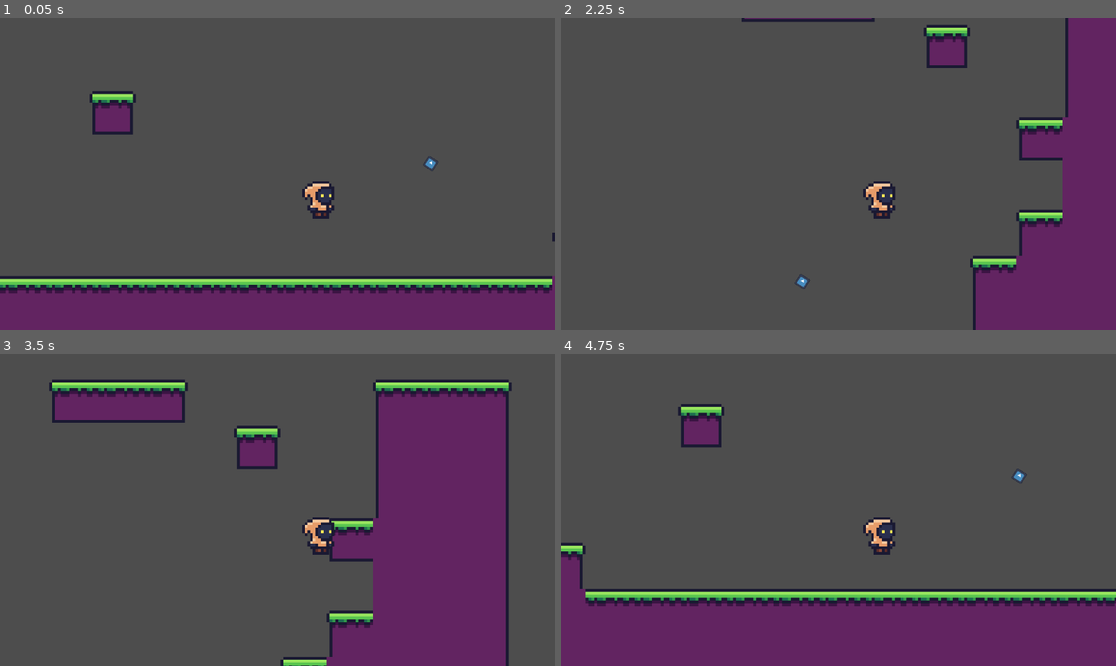
Above: before the commit, frames 1-4 (two rows, left to right).
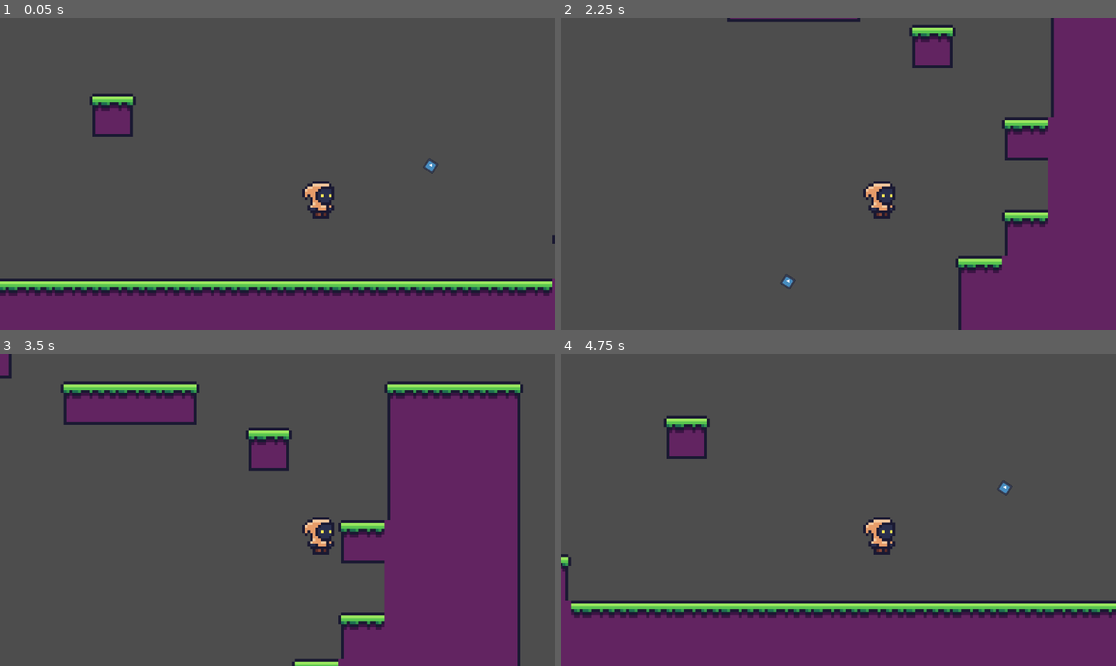
Above: after the commit, the same moments.

Repository: zenbenten/Godot-Platformer
Game: Godot game, scene res://Assets/Scenes/Areas/area_1.tscn
The game is run twice, just before and just after one commit, with the same random seed, the same clock (stepped at 60 frames per second) and the same inputs. The engine's default icon, where the game draws it, is replaced by a stand-in: a white triangle on a blue panel in a dark square.
Inputs:
- Up to frame 1 (0.05 s): no input
- Up to frame 2 (2.25 s): tap Enter at 0.5 s; hold Right (move_right) 0.53-2.03 s; tap X (item_use) at 0.6, 1.55, 2.1 s; tap Z (jump) at 0.77, 0.8, 1.07, 1.35, 1.52, 1.82 s; tap Space at 2 s; hold Left (move_left) from 2.03 s (still down)
- Up to frame 3 (3.5 s): tap Z (jump) at 2.3, 3.02, 3.32 s; release Left (move_left) at 2.78 s; hold Right (move_right) from 2.78 s (still down); tap X (item_use) at 2.85 s
- Up to frame 4 (4.75 s): tap Z (jump) at 3.6, 3.77, 4.07, 4.52 s; tap Enter at 4.25 s; release Right (move_right) at 4.28 s; hold Left (move_left) from 4.28 s (still down); tap X (item_use) at 4.35 s

The runs differ from the first frame. In frame 1, 5.8% of the frame differs, in the area x 0-100%, y 23-90%; in frame 2, 4.8%; in frame 3, 9.4%; in frame 4, 10%, in the area x 0-100%, y 16-85%.

Commit message:
state machine implemented. rope attatching to grapple end no longer works :)

Diff:
--- a/Assets/Scenes/Areas/area_1.tscn
+++ b/Assets/Scenes/Areas/area_1.tscn
@@ -104,17 +104,8 @@
 format = 2
 layer_0/tile_data = PackedInt32Array(65535, 65536, 0, 3, 65536, 0, 4, 65536, 0, 5, 65536, 1, 2, 65536, 0, 1, 65536, 0,  …(2971 unchanged characters)…
 
-[node name="Player" parent="." node_paths=PackedStringArray("pinjoint") instance=ExtResource("2_8wi1m")]
+[node name="Player" parent="." instance=ExtResource("2_8wi1m")]
 position = Vector2(0, -22)
-pinjoint = NodePath("../PinJoint2D")
-
-[node name="Line2D" type="Line2D" parent="Player"]
-texture_repeat = 2
-width = 2.0
-
-[node name="PinJoint2D" type="PinJoint2D" parent="."]
-position = Vector2(-22, -58)
-node_a = NodePath("../Player")
 
 [node name="Hookpoint" type="StaticBody2D" parent="."]
 position = Vector2(38, -39)
--- a/Assets/Scenes/player.tscn
+++ b/Assets/Scenes/player.tscn
@@ -1,7 +1,10 @@
-[gd_scene load_steps=4 format=3 uid="uid://dqyufja82jv67"]
+[gd_scene load_steps=7 format=3 uid="uid://dqyufja82jv67"]
 
 [ext_resource type="Script" uid="uid://b7mmlyfkb7maq" path="res://Assets/Scripts/player_controller.gd" id="1_7dd06"]
 [ext_resource type="Texture2D" uid="uid://cym5lijt1p145" path="res://Assets/Sprites/player.png" id="2_7dd06"]
+[ext_resource type="Script" uid="uid://cd17n4syhgoxr" path="res://Assets/Scripts/StateMachine.gd" id="3_38rej"]
+[ext_resource type="Script" uid="uid://b1nbikwyq3qbl" path="res://Assets/Scripts/move.gd" id="4_t1xgp"]
+[ext_resource type="Script" uid="uid://2qka4ubcm45v" path="res://Assets/Scripts/grapple.gd" id="5_23lac"]
 
 [sub_resource type="ConvexPolygonShape2D" id="ConvexPolygonShape2D_7dd06"]
 points = PackedVector2Array(-1.70331, -7.407, 1.70331, -7.407, 1.70331, 1.2345, 0, 8.64149, -1.70331, 1.2345)
@@ -30,7 +33,14 @@
 scale = Vector2(1.17419, -0.810045)
 shape = SubResource("ConvexPolygonShape2D_7dd06")
 
-[node name="RayCastContainer" type="Node2D" parent="."]
+[node name="PinJoint2D" type="PinJoint2D" parent="."]
+
+[node name="Line2D" type="Line2D" parent="."]
+closed = true
+width = 1.0
+default_color = Color(1, 0, 1, 1)
+
+[node name="RayCastContainer" type="Node" parent="."]
 
 [node name="RayCast2D" type="RayCast2D" parent="RayCastContainer"]
 target_position = Vector2(0, -100)
@@ -54,4 +64,15 @@
 target_position = Vector2(-100, 0)
 
 [node name="RayCast2D8" type="RayCast2D" parent="RayCastContainer"]
+rotation = 0.124368
 target_position = Vector2(-71, -71)
+
+[node name="StateMachine" type="Node" parent="." node_paths=PackedStringArray("initial_state")]
+script = ExtResource("3_38rej")
+initial_state = NodePath("Move")
+
+[node name="Move" type="Node" parent="StateMachine"]
+script = ExtResource("4_t1xgp")
+
+[node name="Grapple" type="Node" parent="StateMachine"]
+script = ExtResource("5_23lac")
--- /dev/null
+++ b/Assets/Scripts/State.gd
@@ -0,0 +1,23 @@
+# State.gd
+# Base class for all states.
+class_name State
+extends Node
+
+# A reference to the state machine, which will be set by the StateMachine itself.
+var state_machine = null
+
+# Virtual function. Called when entering the state.
+func enter():
+	pass
+
+# Virtual function. Called when exiting thestate.
+func exit():
+	pass
+
+# Virtual function. Corresponds to _process().
+func process_frame(_delta: float):
+	pass
+
+# Virtual function. Corresponds to _physics_process().
+func process_physics(_delta: float):
+	pass
--- /dev/null
+++ b/Assets/Scripts/StateMachine.gd
@@ -0,0 +1,36 @@
+# StateMachine.gd
+extends Node
+
+@export var initial_state: State # Assign the "Move" node here in the Inspector!
+
+var current_state: State
+var states: Dictionary = {} # A dictionary of all available states, keyed by name
+
+func _ready():
+	# Store a reference to all child nodes (our states) in the dictionary.
+	for child in get_children():
+		if child is State:
+			states[child.name] = child
+			child.state_machine = self # Give each state a reference back to this state machine.
+
+	# Start in the initial state.
+	if initial_state:
+		change_state(initial_state.name)
+
+func _physics_process(delta: float):
+	# Delegate the physics process to the active state.
+	if current_state:
+		current_state.process_physics(delta)
+
+func change_state(new_state_name: String):
+	# Make sure the new state exists.
+	if not states.has(new_state_name):
+		return
+
+	# If we have a current state, call its exit function.
+	if current_state:
+		current_state.exit()
+
+	# Set the new state and call its enter function.
+	current_state = states[new_state_name]
+	current_state.enter()
--- /dev/null
+++ b/Assets/Scripts/grapple.gd
@@ -0,0 +1,40 @@
+# Grapple.gd
+extends State
+class_name GrappleState
+
+@onready var player = owner
+
+# DELETED: We are removing the old setup_hook() function entirely.
+
+# The 'enter' function is the perfect place for all setup logic.
+# It is called by the state machine exactly when this state becomes active.
+func enter():
+	# Check if the hook data is valid before using it.
+	if player.grapple_hook_data.is_empty():
+		# If for some reason the data is missing, abort and go back to Move state.
+		# This is a defensive check to prevent crashes.
+		state_machine.change_state("Move")
+		return
+
+	# Set up the grapple using the data stored on the player.
+	player.hooked = true
+	player.pinjoint.global_position = player.grapple_hook_data["point"]
+	player.pinjoint.node_b = player.grapple_hook_data["body"].get_path()
+
+	# It's good practice to clear the data after using it.
+	player.grapple_hook_data.clear()
+
+func exit():
+	# This cleanup logic is still correct.
+	player.hooked = false
+	if player.pinjoint:
+		player.pinjoint.node_b = NodePath("")
+
+func process_physics(_delta: float):
+	# This physics logic is still correct.
+	var swing_influence = Input.get_axis("move_left", "move_right") * player.speed * 0.5
+	player.velocity.x += swing_influence * _delta
+
+	# This transition logic is still correct.
+	if Input.is_action_just_released("item_use"):
+		state_machine.change_state("Move")
--- /dev/null
+++ b/Assets/Scripts/move.gd
@@ -0,0 +1,30 @@
+# Move.gd
+extends State
+class_name MoveState
+
+# We need a reference to the player to access things like velocity and move_and_slide()
+# 'owner' is a built-in property that refers to the scene root (our Player node).
+@onready var player = owner
+
+func process_physics(_delta: float):
+	# Handle horizontal movement
+	var move_input = Input.get_axis("move_left", "move_right")
+	player.velocity.x = move_input * player.speed
+
+	# Handle gravity
+	if not player.is_on_floor():
+		player.velocity.y += player.gravity * _delta
+
+	# Handle jumping
+	if player.is_on_floor() and Input.is_action_just_pressed("jump"):
+		player.velocity.y = -player.jump_force
+
+	# --- TRANSITION ---
+	# Check if we should transition to the Grapple state.
+	if Input.is_action_just_pressed("item_use"):
+		var hook_data = player.find_closest_hook_point()
+		if hook_data:
+			# 1. Store the data on the player node.
+			player.grapple_hook_data = hook_data
+			# 2. Simply request the state change.
+			state_machine.change_state("Grapple")
--- a/Assets/Scripts/player_controller.gd
+++ b/Assets/Scripts/player_controller.gd
@@ -1,84 +1,54 @@
+# Player.gd (The simplified main script)
 extends CharacterBody2D
 
+# --- SHARED VARIABLES ---
+# These are properties that any state might need to access.
 @export var speed: int = 300
 @export var jump_force: int = 400
-@export var pinjoint: PinJoint2D
 
-@onready var line = $Line2D
-@onready var raycast_container = $RayCastContainer # Get the container for our rays
+@onready var pinjoint: PinJoint2D = $PinJoint2D
+@onready var line: Line2D = $Line2D
+@onready var raycast_container = $RayCastContainer
 
-var hooked = false
+var grapple_hook_data: Dictionary = {}
+
+var hooked = false # This can be used by the Line2D logic
 var gravity = ProjectSettings.get_setting("physics/2d/default_gravity")
 
-# REMOVED: All _on_hookable_... functions and the hookable_targets array.
 
-func _ready():
-	if not pinjoint:
-		push_error("PinJoint has NOT been assigned in the Inspector!")
-		return
-	if not raycast_container:
-		push_error("RayCastContainer node not found! Make sure it's a child of the player.")
-		return
+# The player script no longer needs a _physics_process!
+# The active state handles velocity, and we just apply it here.
+func _physics_process(_delta):
+	# The state machine will modify player.velocity.
+	# We just need to apply the final movement and draw the rope.
+	move_and_slide()
+	_update_rope()
 
-	pinjoint.node_a = get_path()
-
-
-func _physics_process(delta):
-	if not pinjoint: return
-
-	# Hook system
-	if Input.is_action_just_pressed("item_use") and not hooked:
-		# find_closest_hook_point now returns a Dictionary with the point and the body
-		var hook_data = find_closest_hook_point()
-
-		if hook_data: # If the dictionary is not null
-			hooked = true
-			pinjoint.global_position = hook_data["point"]  # Use the precise collision point
-			pinjoint.node_b = hook_data["body"].get_path() # Connect to the body we hit
-
-	elif Input.is_action_just_released("item_use") and hooked:
-		hooked = false
-		pinjoint.node_b = NodePath("")
-
-	_update_rope()
-	_handle_movement(delta)
-	move_and_slide()
-
-
-# This is the new core logic that replaces the Area2D system.
+# This helper function can stay on the player since multiple states might need it.
 func find_closest_hook_point():
 	var closest_point = Vector2.ZERO
 	var closest_body = null
 	var closest_distance = INF
+	var rays = raycast_container.get_children()
 
-	# Force the rays to update their collision status right now.
-	# This is important because we are not in the main physics step.
-	for ray in raycast_container.get_children():
+	for ray in rays:
 		ray.force_raycast_update()
 
-	# Loop through all the rays in our container
-	for ray in raycast_container.get_children():
-		# Check if this specific ray hit something
+	for ray in rays:
 		if ray.is_colliding():
 			var collider = ray.get_collider()
-
-			# Check if the thing it hit is in the "Hookable" group
-			if collider.is_in_group("Hookable"):
+			if collider and collider.is_in_group("Hookable"):
 				var collision_point = ray.get_collision_point()
 				var distance = global_position.distance_squared_to(collision_point)
-
 				if distance < closest_distance:
 					closest_distance = distance
 					closest_point = collision_point
 					closest_body = collider
 
 	if closest_body:
-		# Return all the data we need in a single dictionary
 		return {"point": closest_point, "body": closest_body}
 
-	# If we didn't find anything, return null
 	return null
-
 
 func _update_rope():
 	if hooked and pinjoint:
@@ -87,18 +57,3 @@
 		line.add_point(to_local(pinjoint.global_position))
 	else:
 		line.clear_points()
-
-
-func _handle_movement(delta):
-	var move_input = Input.get_axis("move_left", "move_right")
-
-	if not hooked:
-		velocity.x = move_input * speed
-		if not is_on_floor():
-			velocity.y += gravity * delta
-	else:
-		var swing_influence = move_input * speed * 0.5
-		velocity.x += swing_influence * delta
-
-	if is_on_floor() and Input.is_action_just_pressed("jump"):
-		velocity.y = -jump_force
Not shown, added: Assets/Scripts/State.gd.uid
Not shown, added: Assets/Scripts/StateMachine.gd.uid
Not shown, added: Assets/Scripts/grapple.gd.uid
Not shown, added: Assets/Scripts/move.gd.uid
